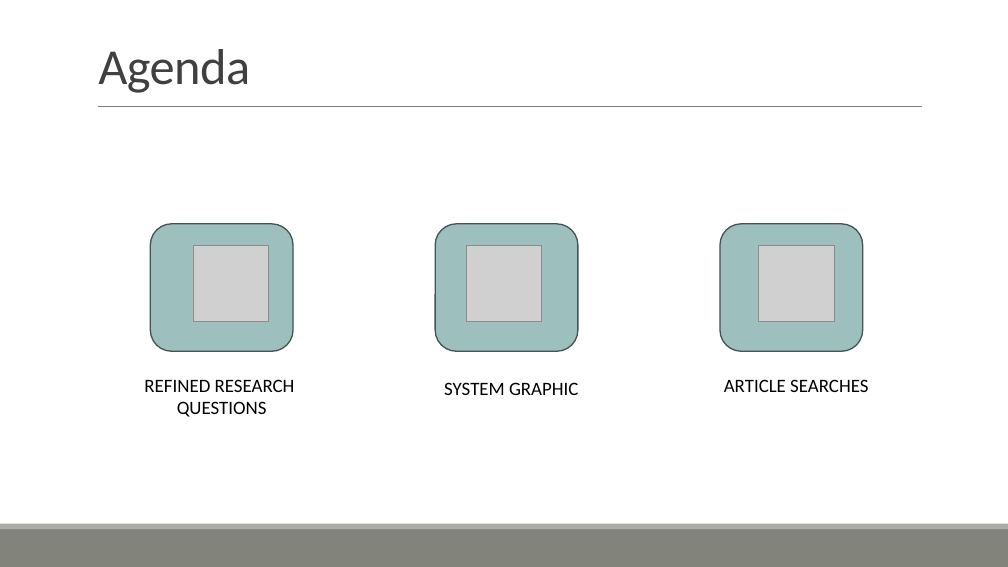
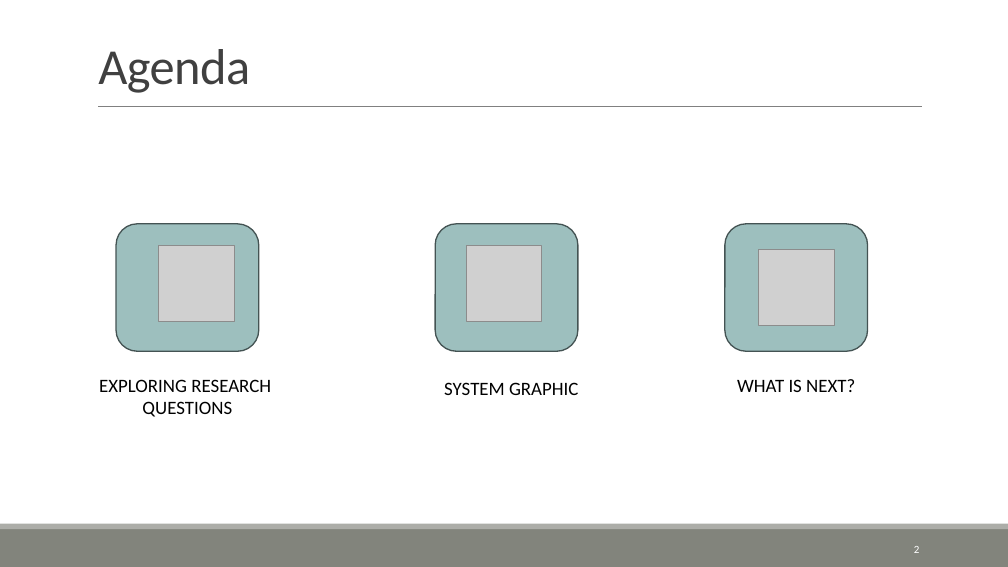
Before and after one commit to ofithcheallaigh/phd, a slide deck: slide 2 of Presentations/Supervisor Meetings/2024/20240301.pptx. Drawn at 1008x567 pixels with LibreOffice and Linux fonts; fonts in the diff are those of the drawing; grey boxes stand for pictures. Boxes give left, top, right and bottom in pixels: in the first picture for what was removed or moved away, otherwise in the second. Text is boxed around its words. In the diff, an @@ line names an element or a change of style, - is before the commit and + after.

Commit message:
Updating presentation with new format and questions

```diff
--- a/Presentations/Supervisor Meetings/2024/20240301.pptx
+++ b/Presentations/Supervisor Meetings/2024/20240301.pptx
@@ rounded rectangle: place and size @@
-rounded rectangle at (150,224,293,352)
+rounded rectangle at (116,224,259,352)
@@ rounded rectangle: place and size @@
-rounded rectangle at (720,224,863,352)
+rounded rectangle at (725,224,868,352)
@@ picture: place and size @@
-picture at (193,246,268,321)
+picture at (159,246,234,321)
@@ picture: place and size @@
-picture at (758,246,834,321)
+picture at (758,250,834,325)
@@ text "EXPLORING RESEARCH": place and size @@
-text "EXPLORING RESEARCH" at (144,379,295,417)
+text "EXPLORING RESEARCH" at (99,379,271,417)
@@ text at (99,379,271,392): text changed @@
-REFINED RESEARCH
+EXPLORING RESEARCH
@@ text at (737,379,855,392): text changed @@
-ARTICLE SEARCHES
+WHAT IS NEXT?
@@ page number added at (914,546,920,553), 10.5 pt, text #FFFFFF @@
+2
```
Also in this commit, not shown: 3 other slides changed, 5 slides added, 3 slides removed.
